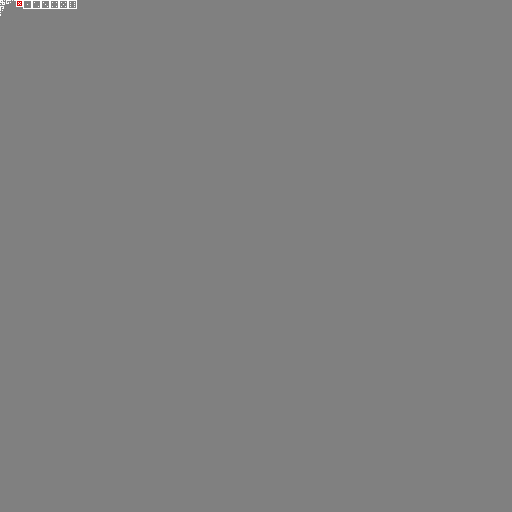
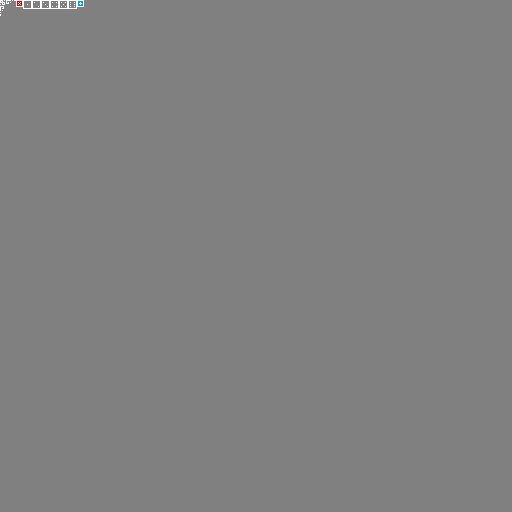
Comparing the layer stacks of the two 512px x 512px images. Changes:
painted on "Background" over bbox(77, 0, 84, 7)
